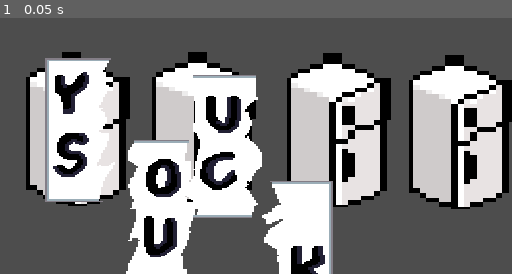
Above: before the commit, frame 1.
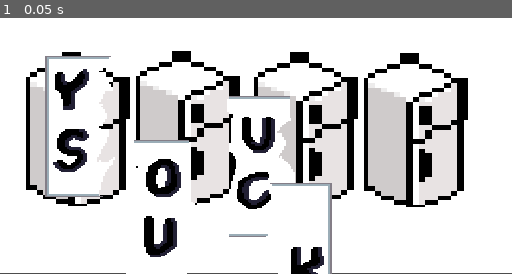
Above: after the commit, the same moment.

Repository: AryanMashruwala/MonkeyBusiness
Game: Godot game, scene res://scenes/puzzles/ShredderPuzzle.tscn
Same seed, same stepped clock (60 frames per second), same inputs: the game is played once before the commit and once after it. This scene is started directly instead of the project's main scene.
Inputs:
- Up to frame 1 (0.05 s): no input

The runs differ from the first frame. In frame 1, 74% of the frame differs, in the area x 0-100%, y 0-100%.

Commit message:
not sure

Diff:
--- a/monkeybusinessgame/scenes/puzzles/ShredderPuzzle.tscn
+++ b/monkeybusinessgame/scenes/puzzles/ShredderPuzzle.tscn
@@ -11,6 +11,11 @@
 
 [node name="Node2D" type="Node2D"]
 script = ExtResource("1_88jm6")
+
+[node name="ColorRect" type="ColorRect" parent="."]
+offset_right = 512.0
+offset_bottom = 255.0
+mouse_filter = 2
 
 [node name="Slot1" type="Area2D" parent="."]
 position = Vector2(18, 21)
@@ -32,11 +37,11 @@
 script = ExtResource("2_x6je0")
 
 [node name="CollisionShape2D" type="CollisionShape2D" parent="Slot2"]
-position = Vector2(-141, 88)
+position = Vector2(-156, 87)
 shape = SubResource("RectangleShape2D_kmkey")
 
 [node name="Sprite2D" type="Sprite2D" parent="Slot2"]
-position = Vector2(-144, 88)
+position = Vector2(-160, 87)
 scale = Vector2(6.34375, 4.70312)
 texture = ExtResource("3_2utik")
 region_enabled = true
@@ -47,11 +52,11 @@
 script = ExtResource("2_x6je0")
 
 [node name="CollisionShape2D" type="CollisionShape2D" parent="Slot3"]
-position = Vector2(-51, 91)
+position = Vector2(-81, 87)
 shape = SubResource("RectangleShape2D_kmkey")
 
 [node name="Sprite2D" type="Sprite2D" parent="Slot3"]
-position = Vector2(-48, 89)
+position = Vector2(-81, 88)
 scale = Vector2(6.34375, 4.70312)
 texture = ExtResource("3_2utik")
 region_enabled = true
@@ -62,11 +67,11 @@
 script = ExtResource("2_x6je0")
 
 [node name="CollisionShape2D" type="CollisionShape2D" parent="Slot4"]
-position = Vector2(35, 90)
+position = Vector2(-6, 86)
 shape = SubResource("RectangleShape2D_kmkey")
 
 [node name="Sprite2D" type="Sprite2D" parent="Slot4"]
-position = Vector2(35, 91)
+position = Vector2(-10, 89)
 scale = Vector2(6.34375, 4.70312)
 texture = ExtResource("3_2utik")
 region_enabled = true
@@ -76,8 +81,8 @@
 position = Vector2(61, 87)
 
 [node name="Sprite2D" type="Sprite2D" parent="paperPiece1"]
-position = Vector2(19.125, 25.25)
-scale = Vector2(1.99286, 1.49479)
+position = Vector2(19.0625, 21.5)
+scale = Vector2(1.99643, 1.46875)
 texture = ExtResource("3_rdw7a")
 region_enabled = true
 region_rect = Rect2(0, 0, 35, 96)
@@ -93,11 +98,11 @@
 region_rect = Rect2(48, 0, 36, 96)
 
 [node name="paperPiece3" parent="." instance=ExtResource("1_g6b6l")]
-position = Vector2(203, 106)
+position = Vector2(240, 126)
 
 [node name="Sprite2D" type="Sprite2D" parent="paperPiece3"]
-position = Vector2(20.5, 22.5)
-scale = Vector2(1.925, 1.48958)
+position = Vector2(18.5, 22.5)
+scale = Vector2(1.825, 1.46875)
 texture = ExtResource("3_rdw7a")
 region_enabled = true
 region_rect = Rect2(96, 0, 40, 96)
@@ -106,8 +111,8 @@
 position = Vector2(279, 213)
 
 [node name="Sprite2D" type="Sprite2D" parent="paperPiece4"]
-position = Vector2(18.5, 21)
-scale = Vector2(2.08824, 1.47917)
+position = Vector2(18, 22)
+scale = Vector2(2.05882, 1.45833)
 texture = ExtResource("3_rdw7a")
 region_enabled = true
 region_rect = Rect2(144, 0, 34, 96)
--- a/monkeybusinessgame/scenes/puzzles/paper_piece.tscn
+++ b/monkeybusinessgame/scenes/puzzles/paper_piece.tscn
@@ -3,13 +3,13 @@
 [ext_resource type="Script" path="res://scenes/puzzles/puzzle_piece.gd" id="1_lko0t"]
 
 [sub_resource type="RectangleShape2D" id="RectangleShape2D_q54gl"]
-size = Vector2(72, 144)
+size = Vector2(69, 140)
 
 [node name="paperPiece" type="Area2D"]
 script = ExtResource("1_lko0t")
 
 [node name="CollisionShape2D" type="CollisionShape2D" parent="."]
-position = Vector2(19, 22)
+position = Vector2(17.5, 24)
 shape = SubResource("RectangleShape2D_q54gl")
 
 [connection signal="input_event" from="." to="." method="_on_input_event"]
